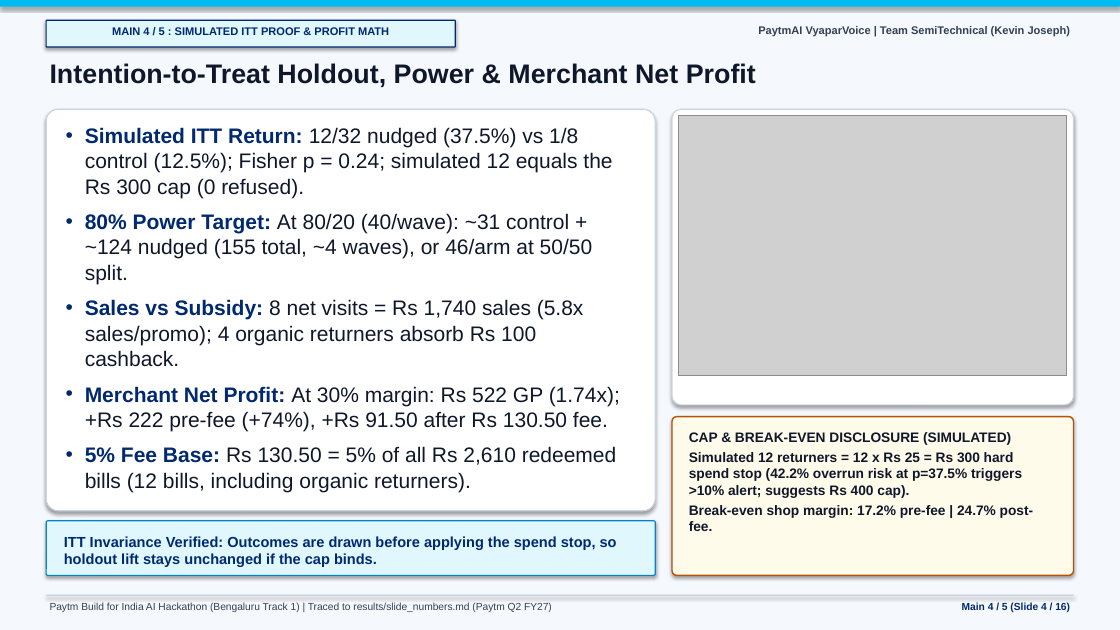
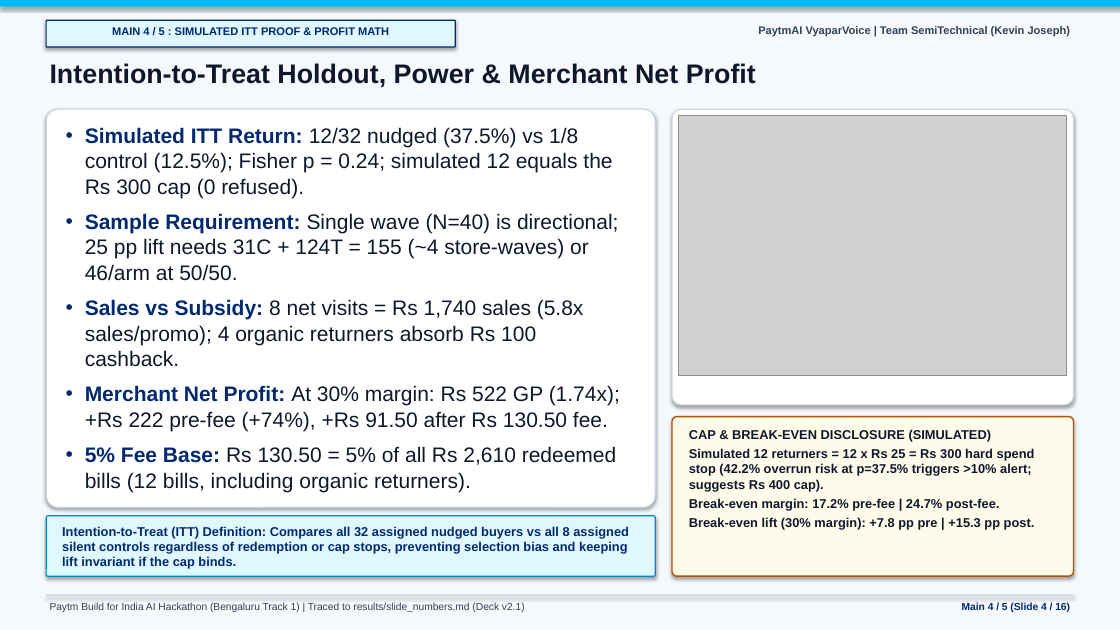
Before and after one commit to somebeing2/paytmai-vyaparvoice, a slide deck: slide 4 of deck/v2/PaytmAI_VyaparVoice_v2.pptx. Drawn at 1120x630 pixels with LibreOffice and Linux fonts; fonts in the diff are those of the drawing; grey boxes stand for pictures. Boxes give left, top, right and bottom in pixels: in the first picture for what was removed or moved away, otherwise in the second. Text is boxed around its words. In the diff, an @@ line names an element or a change of style, - is before the commit and + after.

Commit message:
docs(deck-v2.1): pooled 50-shop pilot power, A9 profit CI rule, EN author-checked status, plain capability tiles, Q4 cap-refusal Q&A, and P1 Stage 2 plan [skip render]

```diff
--- a/deck/v2/PaytmAI_VyaparVoice_v2.pptx
+++ b/deck/v2/PaytmAI_VyaparVoice_v2.pptx
@@ rounded rectangle: place and size @@
-rounded rectangle at [46,109,655,511]
+rounded rectangle at [46,109,655,507]
@@ text at [85,213,618,281]: text changed @@
-• 80% Power Target: At 80/20 (40/wave): ~31 control + ~124 nudged (155 total, ~4 waves), or 46/arm at 50/50 split.
+• Sample Requirement: Single wave (N=40) is directional; 25 pp lift needs 31C + 124T = 155 (~4 store-waves) or 46/arm at 50/50.
@@ text at [689,429,1035,492]: size 11.8 to 11 pt in "CAP & BREAK-EVEN DISCLOSURE (SIMULATED)", "Simulated 12 returners = 12 x Rs ..." @@
@@ text at [689,498,1035,530]: text changed; size 11.8 to 11 pt @@
-Break-even shop margin: 17.2% pre-fee | 24.7% post-fee.
+Break-even margin: 17.2% pre-fee | 24.7% post-fee.
+Break-even lift (30% margin): +7.8 pp pre | +15.3 pp post.
@@ rounded rectangle: place and size @@
-rounded rectangle at [46,521,655,576]
+rounded rectangle at [46,516,655,576]
@@ text at [62,526,629,569]: text changed; size 12.5 to 11 pt @@
-ITT Invariance Verified: Outcomes are drawn before applying the spend stop, so holdout lift stays unchanged if the cap binds.
+Intention-to-Treat (ITT) Definition: Compares all 32 assigned nudged buyers vs all 8 assigned silent controls regardless of redemption or cap stops, preventing selection bias and keeping lift invariant if the cap binds.
@@ text at [50,603,525,612]: text changed @@
-Paytm Build for India AI Hackathon (Bengaluru Track 1) | Traced to results/slide_numbers.md (Paytm Q2 FY27)
+Paytm Build for India AI Hackathon (Bengaluru Track 1) | Traced to results/slide_numbers.md (Deck v2.1)
```
Also in this commit, not shown: 15 other slides changed, 9 other files.
